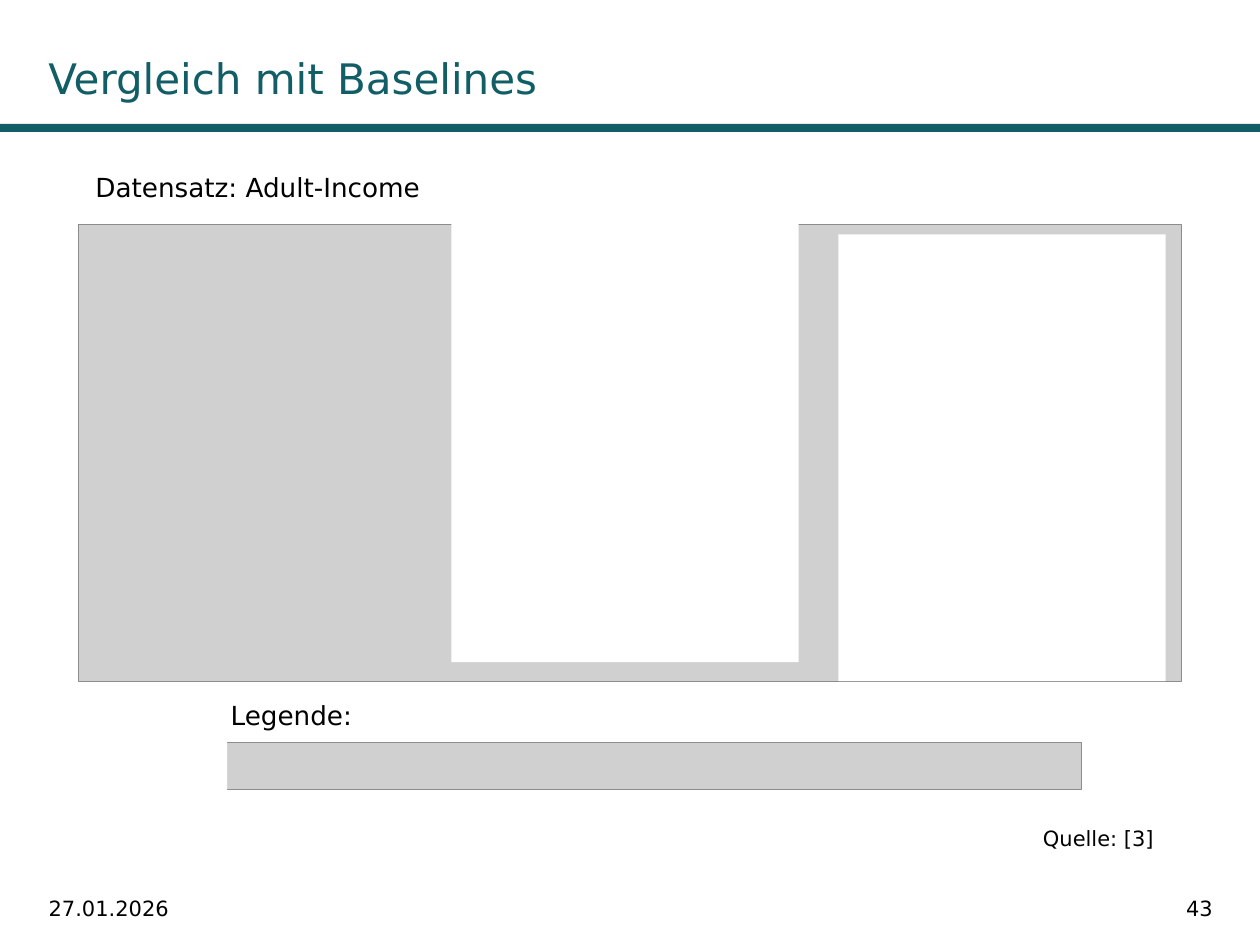
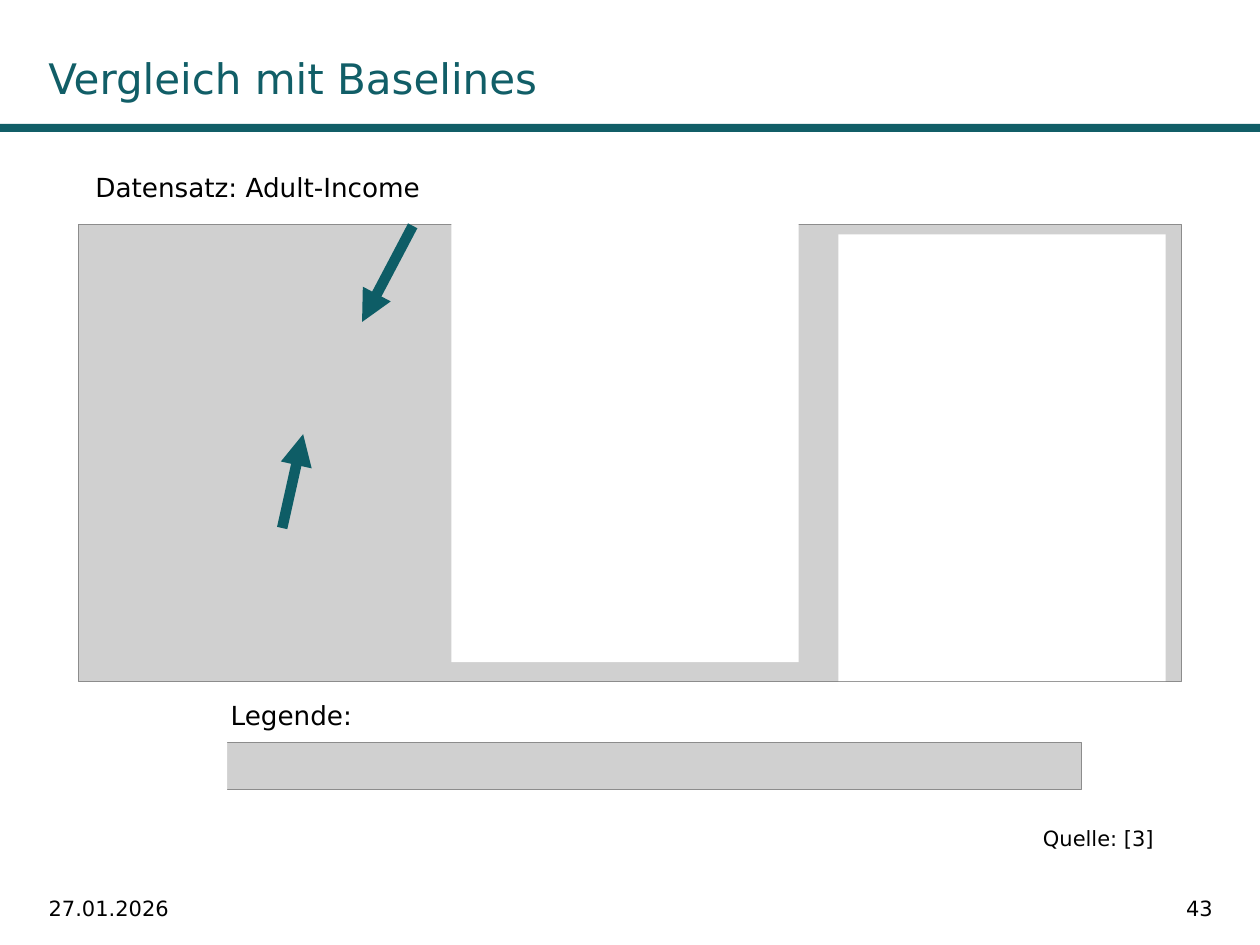
Before and after one commit to fabiw98/Seminar_DICE, a slide deck: slide 43 of Präsentation/PräsentationDiCE.pptx. Drawn at 1260x945 pixels with LibreOffice and Linux fonts; fonts in the diff are those of the drawing; grey boxes stand for pictures; background and template pictures are left out. Boxes give left, top, right and bottom in pixels: in the first picture for what was removed or moved away, otherwise in the second. Text is boxed around its words. In the diff, an @@ line names an element or a change of style, - is before the commit and + after.

```diff
--- a/Präsentation/PräsentationDiCE.pptx
+++ b/Präsentation/PräsentationDiCE.pptx
@@ arrow added from (413, 226) to (362, 323), #0F5E67 6 pt @@
@@ arrow added from (282, 528) to (304, 435), #0F5E67 6 pt @@
```
Also in this commit, not shown: 44 other slides changed, 8 slides added.
